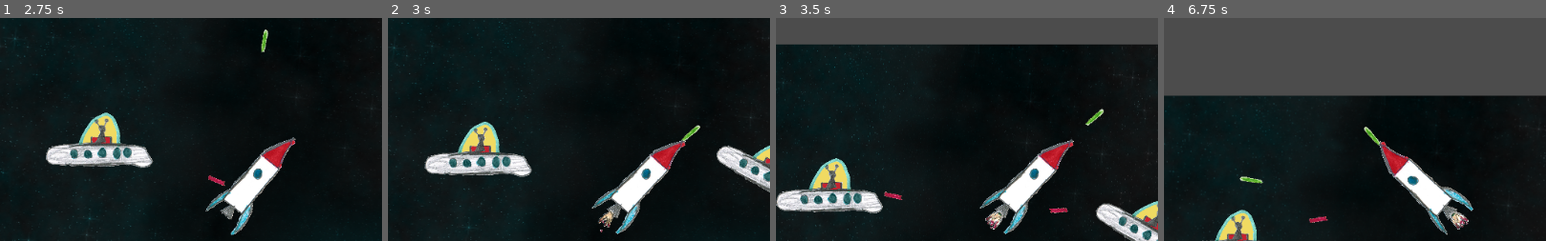
Above: before the commit, frames 1-4 (left to right).
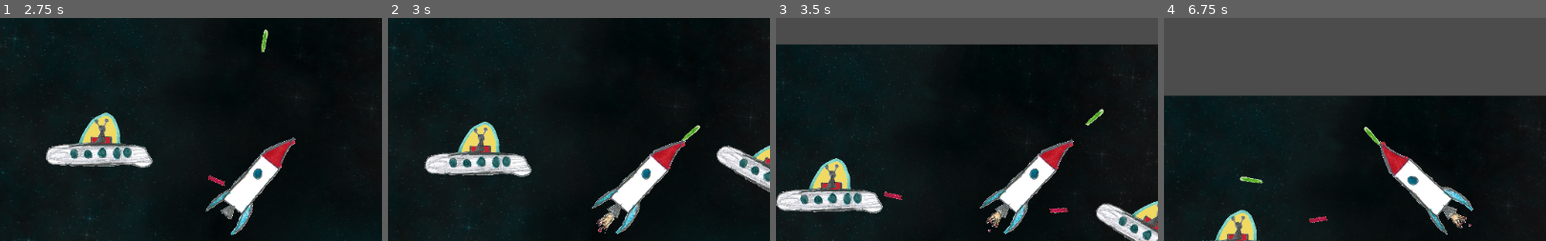
Above: after the commit, the same moments.

Repository: the-g-force/FamJam-April2020
Game: Godot game, scene res://src/Level.tscn
Same seed, same stepped clock (60 frames per second), same inputs: the game is played once before the commit and once after it. Sound files missing from this copy of the repository are replaced by a short silence.
Inputs:
- Up to frame 1 (2.75 s): hold Right (TurnRight) 0.53-1.28 s; tap Space (Fire) at 0.6, 1.35, 2.1 s; hold Left (TurnLeft) 1.28-2.03 s; hold Right (TurnRight) from 2.03 s (still down)
- Up to frame 2 (3 s): release Right (TurnRight) at 2.78 s; hold Up (Thrust) from 2.78 s (still down); tap Space (Fire) at 2.85 s
- Up to frame 3 (3.5 s): keep holding Up (Thrust)
- Up to frame 4 (6.75 s): release Up (Thrust) at 3.53 s; hold Left (TurnLeft) 3.53-5.78 s; tap Space (Fire) every 0.75 s from 3.6 to 6.6 s; hold Right (TurnRight) 5.78-6.53 s; hold Up (Thrust) from 6.53 s (still down)
The pictures show only the part of the screen within x 16-66%, y 13-63%; the shares and areas given below are measured in that part.

Frame 1 is identical in both runs. In frame 2, 0.2% of the frame differs, in the area x 54-60%, y 86-97%; in frame 3, 0.2%; in frame 4, 0.2%, in the area x 74-81%, y 86-95%.

Commit message:
Add player explosion

Diff:
--- a/project/src/Level.tscn
+++ b/project/src/Level.tscn
@@ -1,11 +1,10 @@
-[gd_scene load_steps=9 format=2]
+[gd_scene load_steps=8 format=2]
 
 [ext_resource path="res://src/Rocket.tscn" type="PackedScene" id=1]
 [ext_resource path="res://assets/background.png" type="Texture" id=2]
 [ext_resource path="res://src/Paths.tscn" type="PackedScene" id=3]
 [ext_resource path="res://src/UFO.tscn" type="PackedScene" id=4]
 [ext_resource path="res://src/HUD.tscn" type="PackedScene" id=5]
-[ext_resource path="res://src/HUD.gd" type="Script" id=6]
 
 [sub_resource type="RectangleShape2D" id=1]
 extents = Vector2( 3147.6, 10 )
@@ -26,8 +25,7 @@
 [node name="Rocket" parent="." instance=ExtResource( 1 )]
 position = Vector2( 506.504, 293.862 )
 
-[node name="HUD" type="CanvasLayer" parent="Rocket" instance=ExtResource( 5 )]
-script = ExtResource( 6 )
+[node name="HUD" parent="Rocket" instance=ExtResource( 5 )]
 
 [node name="Camera2D" type="Camera2D" parent="Rocket"]
 current = true
--- a/project/src/Rocket.gd
+++ b/project/src/Rocket.gd
@@ -11,47 +11,58 @@
 export var Bullet = preload("res://src/Bullet.tscn")
 export var bullet_speed : float = 400
 
-var _speed : float = 0
-
 onready var _flames : Node2D = $Hull/Flames
+onready var _collision : CollisionShape2D = $CollisionShape2D
 onready var _gunpoint : Node2D = $GunPoint
 onready var _shoot_sound : AudioStreamPlayer2D = $ShootSound
 onready var _thrust_sound = $ThrustSound
 
+var _speed : float = 0
+var _dead : bool = false
+
+const _explosion = preload("res://src/Explosion.tscn")
+
 func _process(delta):
-	# Turn according to the rotation inputs
-	rotation_degrees += \
-			(-Input.get_action_strength("TurnLeft") + Input.get_action_strength("TurnRight")) \
-			* rotation_speed \
-			* delta
+	if not _dead:
+		# Turn according to the rotation inputs
+		rotation_degrees += \
+				(-Input.get_action_strength("TurnLeft") + Input.get_action_strength("TurnRight")) \
+				* rotation_speed \
+				* delta
 
-	# Play thrust sound as needed
-	if Input.get_action_strength("Thrust") != 0:
-		if _thrust_sound.playing == false:
-			_thrust_sound.play()
-	else:
-		_thrust_sound.stop()
+		# Play thrust sound as needed
+		if Input.get_action_strength("Thrust") != 0:
+			if _thrust_sound.playing == false:
+				_thrust_sound.play()
+		else:
+			_thrust_sound.stop()
 
-	# Determine the speed based on acceleration
-	var target_speed = lerp(min_speed, max_speed, Input.get_action_strength("Thrust"))
-	_speed = lerp(_speed, target_speed, acceleration)
+		# Determine the speed based on acceleration
+		var target_speed = lerp(min_speed, max_speed, Input.get_action_strength("Thrust"))
+		_speed = lerp(_speed, target_speed, acceleration)
 
-	# Move the rocket
-	var velocity : Vector2 = Vector2(0, -_speed).rotated(deg2rad(rotation_degrees)) * delta
-	var _collision = move_and_collide(velocity) # Ignore the collision results for now
+		# Move the rocket
+		var velocity : Vector2 = Vector2(0, -_speed).rotated(deg2rad(rotation_degrees)) * delta
+		var _collision = move_and_collide(velocity) # Ignore the collision results for now
 
-	# Update the flame visibility
-	_flames.visible = Input.get_action_strength("Thrust") > 0
+		# Update the flame visibility
+		_flames.visible = Input.get_action_strength("Thrust") > 0
 
-	# Fire!
-	if Input.is_action_just_pressed("Fire"):
-		var bullet = Bullet.instance()
-		bullet.forward_vector = Vector2(0,-1).rotated(rotation)
-		bullet.position = $GunPoint.get_global_transform().get_origin()
-		get_parent().add_child(bullet)
-		_shoot_sound.play()
+		# Fire!
+		if Input.is_action_just_pressed("Fire"):
+			var bullet = Bullet.instance()
+			bullet.forward_vector = Vector2(0,-1).rotated(rotation)
+			bullet.position = $GunPoint.get_global_transform().get_origin()
+			get_parent().add_child(bullet)
+			_shoot_sound.play()
 
 func damage():
 	PlayerStats.health -= 1
 	if PlayerStats.health <= 0:
-		print("Died")
+		if not _dead:
+			var _explode = _explosion.instance()
+			_explode.position = get_global_transform().origin
+			get_tree().get_root().call_deferred('add_child', _explode)
+			hide()
+			_collision.disabled = true
+			_dead = true
--- a/project/src/Rocket.tscn
+++ b/project/src/Rocket.tscn
@@ -36,7 +36,7 @@
 position = Vector2( 0, 377.58 )
 frames = SubResource( 2 )
 animation = "Flames"
-frame = 2
+frame = 3
 playing = true
 
 [node name="ThrustSound" type="AudioStreamPlayer" parent="."]
